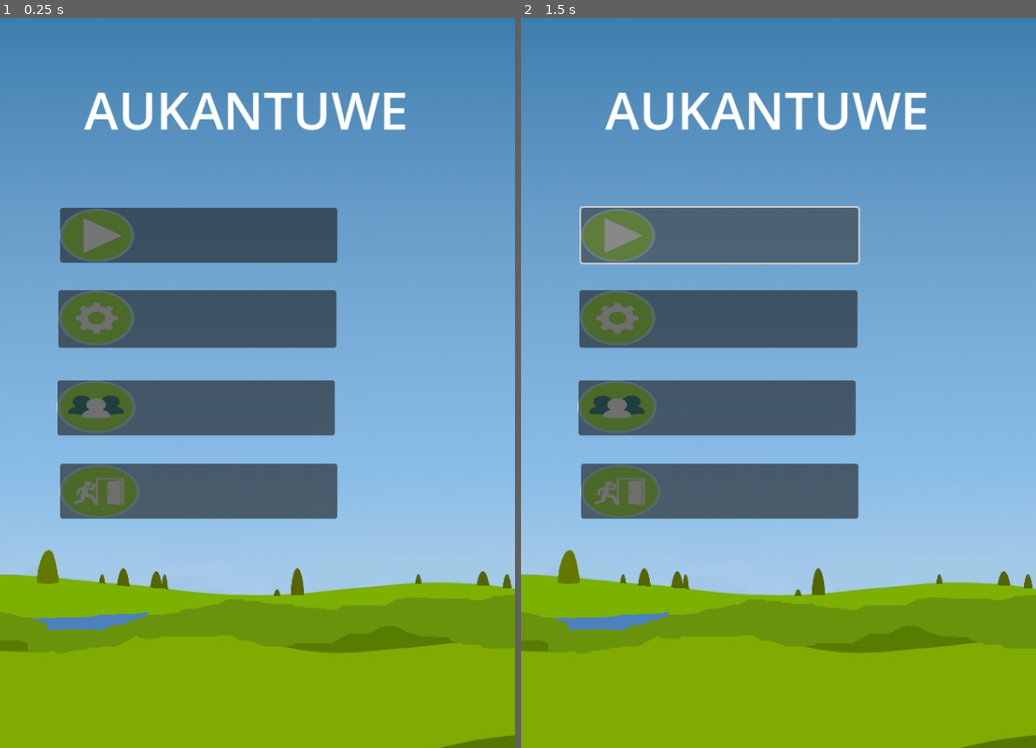
Above: before the commit, frames 1-2 (left to right).
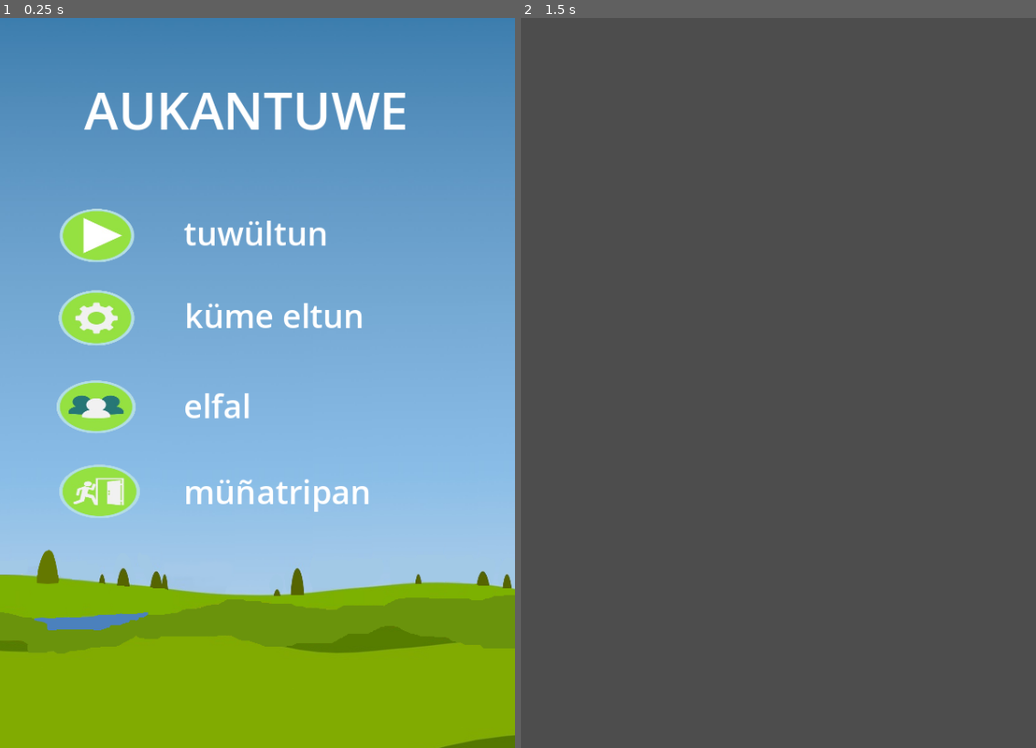
Above: after the commit, the same moments.

Repository: JorgeSaez1/aukantuwe
Game: Godot game, scene res://scenes/menuPrincipal/menu.tscn
Same seed, same stepped clock (60 frames per second), same inputs: the game is played once before the commit and once after it. Before the commit the project has no main scene; this scene is started directly in both runs.
Inputs (mouse positions are in pixels of both pictures, inside the frame that each line leads up to):
- Up to frame 1 (0.25 s): no input
- Up to frame 2 (1.5 s): click (721, 237) at 0.52 s; click (721, 237) at 1.27 s

The runs differ from the first frame. In frame 1, 17% of the frame differs, in the area x 11-72%, y 26-69%; in frame 2, 97%, in the area x 0-100%, y 0-100%.

Commit message:
interaccion menu principal

Diff:
--- a/project.godot
+++ b/project.godot
@@ -11,6 +11,7 @@
 [application]
 
 config/name="aukantuwe"
+run/main_scene="res://scenes/menuPrincipal/menu.tscn"
 config/features=PackedStringArray("4.2", "Mobile")
 config/icon="res://icon.svg"
 
@@ -20,6 +21,13 @@
 window/size/viewport_height=850
 window/size/borderless=true
 
+[input_devices]
+
+pointing/emulate_touch_from_mouse=true
+pointing/emulate_mouse_from_touch=false
+pointing/android/enable_long_press_as_right_click=true
+pointing/android/enable_pan_and_scale_gestures=true
+
 [rendering]
 
 renderer/rendering_method="mobile"
--- a/scenes/menuPrincipal/menu.tscn
+++ b/scenes/menuPrincipal/menu.tscn
@@ -42,7 +42,7 @@
 texture = ExtResource("3_ffr7s")
 expand_mode = 1
 
-[node name="Button" type="Button" parent="inicio"]
+[node name="inicio" type="Button" parent="inicio"]
 layout_mode = 1
 anchors_preset = -1
 anchor_right = 0.075
@@ -51,6 +51,18 @@
 offset_top = 64.0
 offset_right = 360.75
 offset_bottom = 101.752
+flat = true
+
+[node name="Label" type="Label" parent="inicio"]
+layout_mode = 0
+offset_left = 196.0
+offset_top = 67.0
+offset_right = 364.0
+offset_bottom = 120.0
+theme_override_font_sizes/font_size = 38
+text = "tuwültun"
+horizontal_alignment = 1
+vertical_alignment = 1
 
 [node name="configuracion" type="TextureRect" parent="."]
 offset_left = 16.0
@@ -60,12 +72,22 @@
 texture = ExtResource("4_q23u3")
 expand_mode = 1
 
-[node name="Button" type="Button" parent="configuracion"]
+[node name="configuracion" type="Button" parent="configuracion"]
 layout_mode = 0
 offset_left = 52.0
 offset_top = 67.0
 offset_right = 376.0
 offset_bottom = 134.0
+flat = true
+
+[node name="Label" type="Label" parent="configuracion"]
+layout_mode = 0
+offset_left = 199.0
+offset_top = 70.0
+offset_right = 409.0
+offset_bottom = 123.0
+theme_override_font_sizes/font_size = 38
+text = "küme eltun"
 
 [node name="creditos" type="TextureRect" parent="."]
 offset_left = 11.0
@@ -75,12 +97,22 @@
 texture = ExtResource("5_tjcta")
 expand_mode = 1
 
-[node name="Button" type="Button" parent="creditos"]
+[node name="creditos" type="Button" parent="creditos"]
 layout_mode = 0
 offset_left = 56.0
 offset_top = 64.0
 offset_right = 379.0
 offset_bottom = 128.0
+flat = true
+
+[node name="Label" type="Label" parent="creditos"]
+layout_mode = 0
+offset_left = 203.0
+offset_top = 67.0
+offset_right = 283.0
+offset_bottom = 120.0
+theme_override_font_sizes/font_size = 38
+text = "elfal"
 
 [node name="salida" type="TextureRect" parent="."]
 offset_left = 13.0
@@ -90,9 +122,24 @@
 texture = ExtResource("6_omabk")
 expand_mode = 1
 
-[node name="Button" type="Button" parent="salida"]
+[node name="salida" type="Button" parent="salida"]
 layout_mode = 0
 offset_left = 57.0
 offset_top = 64.0
 offset_right = 380.0
 offset_bottom = 128.0
+flat = true
+
+[node name="Label" type="Label" parent="salida"]
+layout_mode = 0
+offset_left = 201.0
+offset_top = 70.0
+offset_right = 419.0
+offset_bottom = 123.0
+theme_override_font_sizes/font_size = 38
+text = "müñatripan"
+
+[connection signal="pressed" from="inicio/inicio" to="." method="_on_inicio_pressed"]
+[connection signal="pressed" from="configuracion/configuracion" to="." method="_on_configuracion_pressed"]
+[connection signal="pressed" from="creditos/creditos" to="." method="_on_creditos_pressed"]
+[connection signal="pressed" from="salida/salida" to="." method="_on_salida_pressed"]
--- a/script/menuPrincipal/menuPrincipal.gd
+++ b/script/menuPrincipal/menuPrincipal.gd
@@ -9,3 +9,23 @@
 # Called every frame. 'delta' is the elapsed time since the previous frame.
 func _process(delta):
 	pass
+
+
+func _on_inicio_pressed():
+
+	get_tree().change_scene_to_file("res://scenes/menuEtapas/menuEtapas.tscn")
+
+
+func _on_configuracion_pressed():
+
+	get_tree().change_scene_to_file("res://scenes/menuPrincipal/configuracion.tscn")
+
+
+func _on_creditos_pressed():
+
+	get_tree().change_scene_to_file("res://scenes/menuPrincipal/creditos.tscn")
+
+
+func _on_salida_pressed():
+
+	get_tree().quit()
